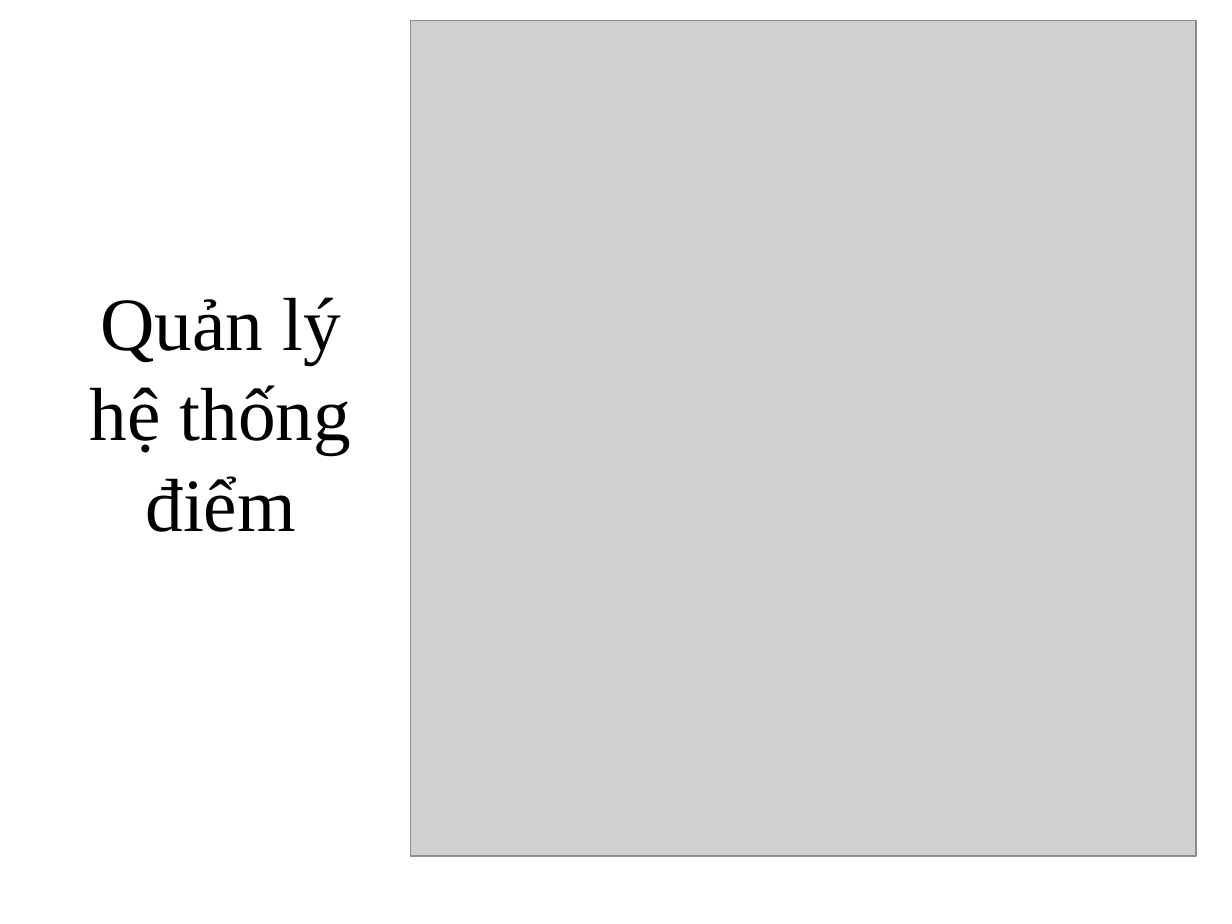
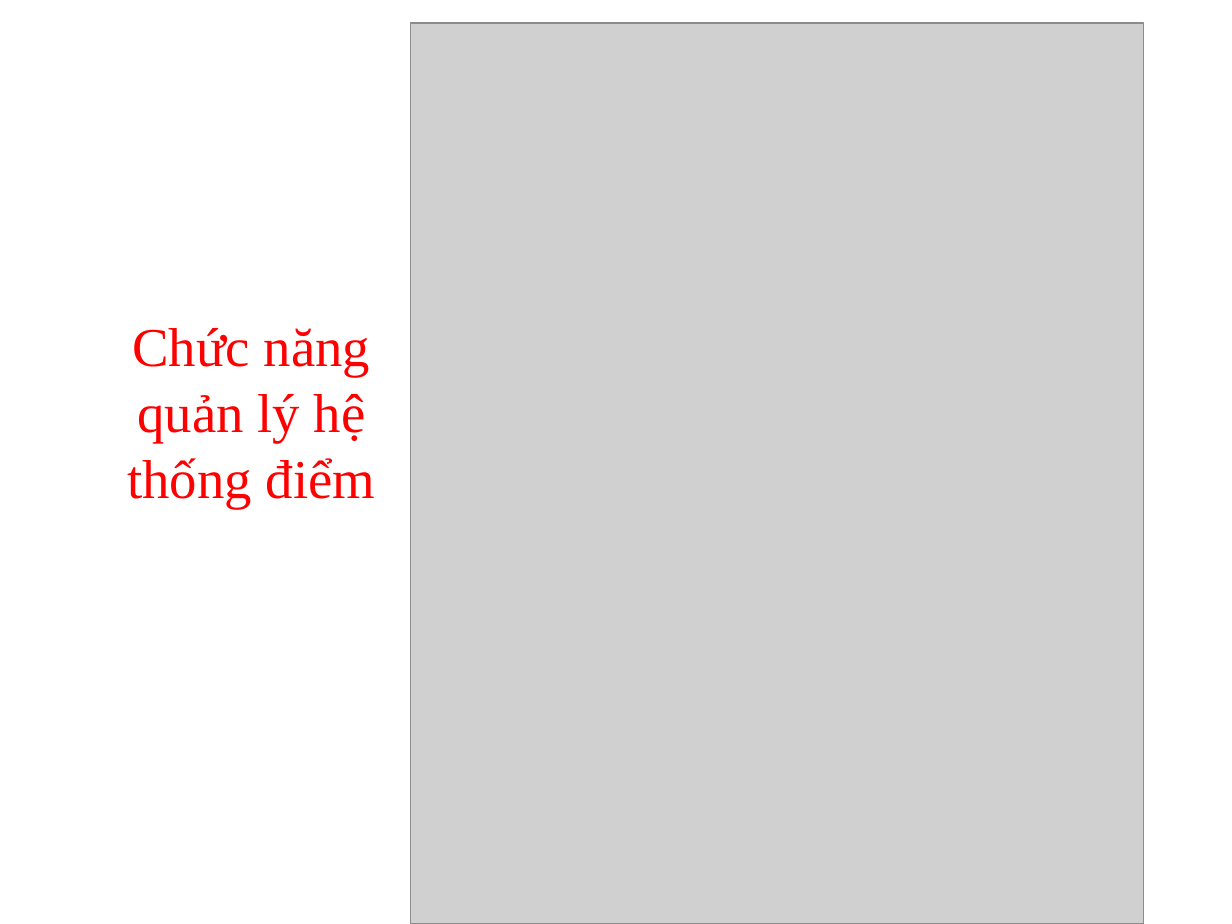
Before and after one commit to btnguyen2k/hsms, a slide deck: slide 11 of HSMS/Resources/baocaophanbien.ppt (slide 15 before the commit). Drawn at 1232x924 pixels with LibreOffice and Linux fonts; fonts in the diff are those of the drawing; grey boxes stand for pictures; background and template pictures are left out. Boxes give left, top, right and bottom in pixels: in the first picture for what was removed or moved away, otherwise in the second. Text is boxed around its words. In the diff, an @@ line names an element or a change of style, - is before the commit and + after.

```diff
--- a/HSMS/Resources/baocaophanbien.ppt
+++ b/HSMS/Resources/baocaophanbien.ppt
@@ picture: place and size @@
-picture at [410, 21, 1195, 856]
+picture at [410, 23, 1143, 924]
@@ title at [127, 328, 375, 508]: text changed; size 44 to 32 pt; text colour #000000 to #FF0000 @@
-Quản lý hệ thống điểm
+Chức năng quản lý hệ thống điểm
```
Also in this commit, not shown: 7 other slides changed, 12 slides added, 12 slides removed, 2 other files.
